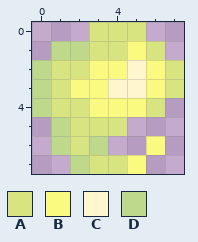
A pixel-art sprite gets an edit: Assets/Textures/Content/Projectiles/Eternity/Enemies/Vanilla/SkyAndRain/LightBall.png. That is the earlier state.
The file is 16x16 pixels, drawn in blocks of 2x2; one block is one cell here.
Palette (. is transparent): A #d7e480  B #faf980  C #fff6d0  D #bed98c
Pixels before, first column x 0:
0 ...AAA..
1 .DDAABA.
2 DAABBCBA
3 DABBCCBA
4 DAABBBA.
5 .DAAA...
6 .DAD..B.
7 ..DAAB..
The same view after the edit:
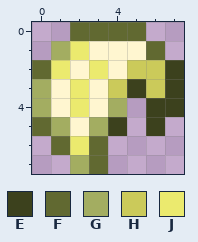
Colours new in this view: E #3c411d  F #616931  G #a3ad61  H #cbca5a  J #ebea6e
Commit message: Resprited Light Ball and SadismBuff
Changes in this commit:
Changed rows in their new state; - is an unchanged pixel.
first column x 0:
0 --FFFF--
1 -GJCCCF-
2 FJCJCHHE
3 GCJCHEHE
4 GCJCG.EE
5 FGCGE-E-
6 -FJF--.-
7 --GF..--
Pixel boxes of the changes (left, top, right, bottom) in both pictures:
changed: (32, 22, 184, 174)
